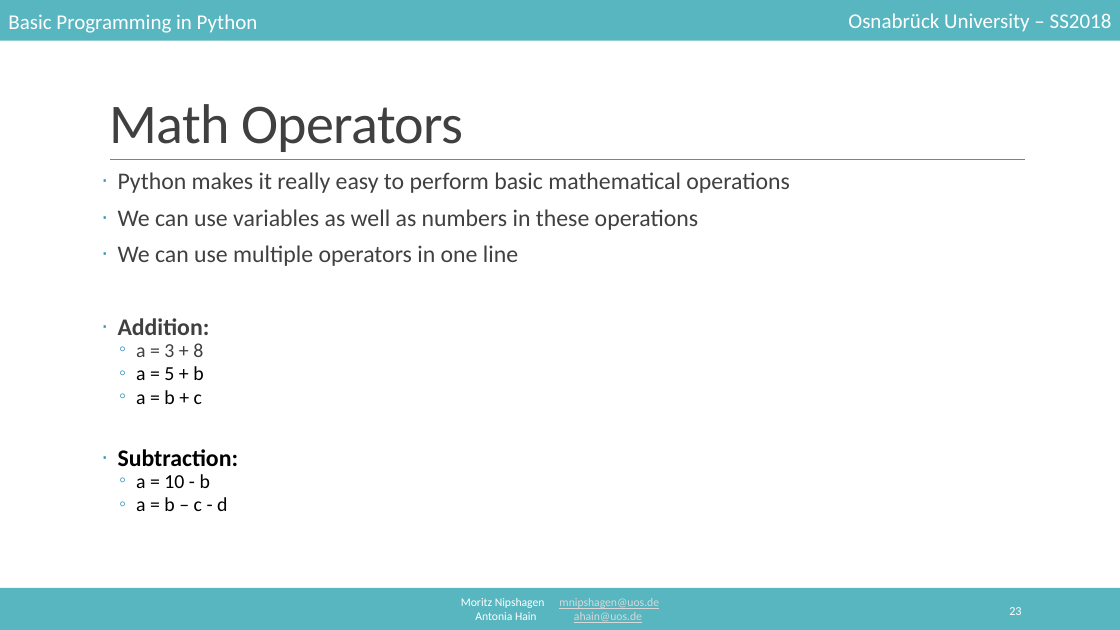
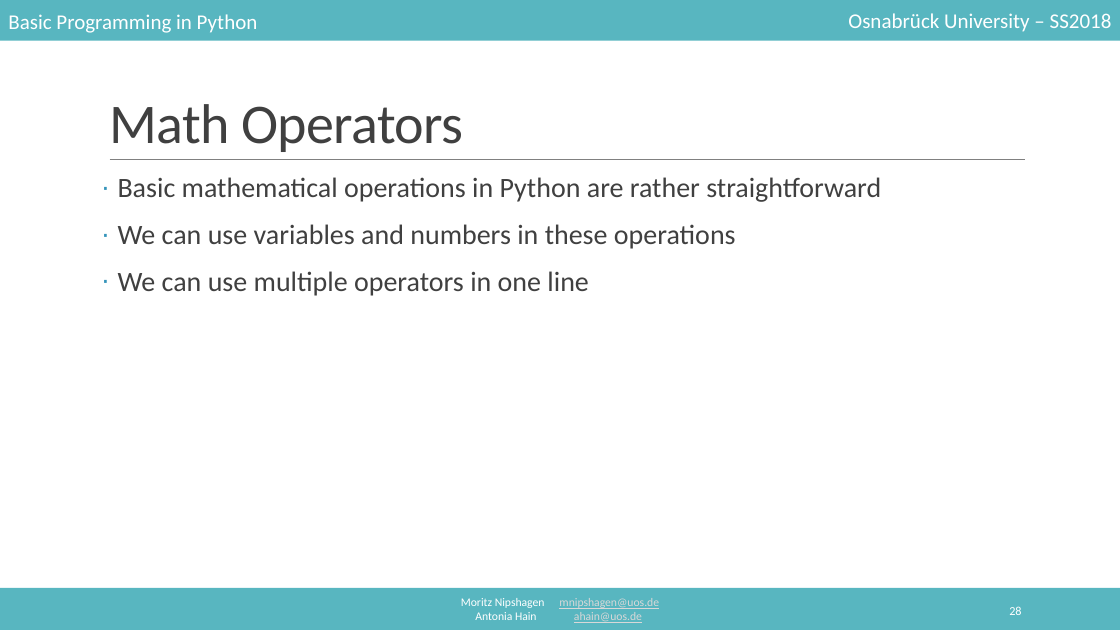
Before and after one commit to mnipshagen/monty, a slide deck: slide 28 of 2018/02/Syntax_and_variables.pptx (slide 23 before the commit). Drawn at 1120x630 pixels with LibreOffice and Linux fonts; fonts in the diff are those of the drawing. Boxes give left, top, right and bottom in pixels: in the first picture for what was removed or moved away, otherwise in the second. Text is boxed around its words. In the diff, an @@ line names an element or a change of style, - is before the commit and + after.

```diff
--- a/2018/02/Syntax_and_variables.pptx
+++ b/2018/02/Syntax_and_variables.pptx
@@ text at (118,177,881,249): text changed; size 20.4 to 24 pt @@
-· Python makes it really easy to perform basic mathematical operations
-· We can use variables as well as numbers in these operations
+· Basic mathematical operations in Python are rather straightforward
+· We can use variables and numbers in these operations
@@ text at (118,271,588,296): size 20.4 to 24 pt in "We can use multiple operators in one ..."; line spacing 0.7 to 0.9 @@
@@ text at (118,318,239,511): paragraphs removed @@
-· Addition:
-  ◦ a = 3 + 8
-  ◦ a = 5 + b
-  ◦ a = b + c
-· Subtraction:
-  ◦ a = 10 - b
-  ◦ a = b – c - d
@@ page number at (1009,606,1021,615): text changed @@
-23
+28
```
Also in this commit, not shown: 7 other slides changed, 12 slides added, 2 slides removed.
